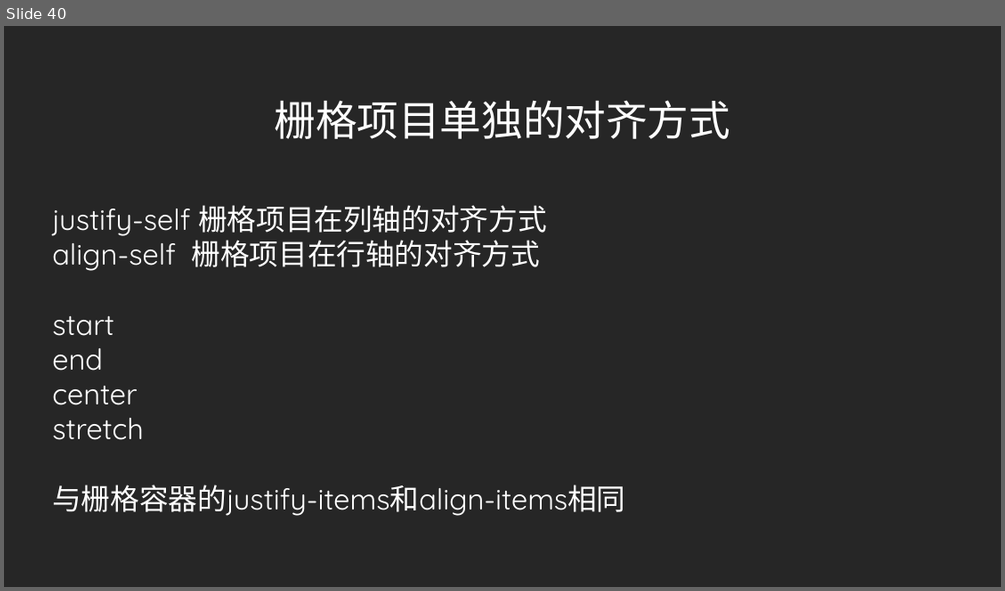
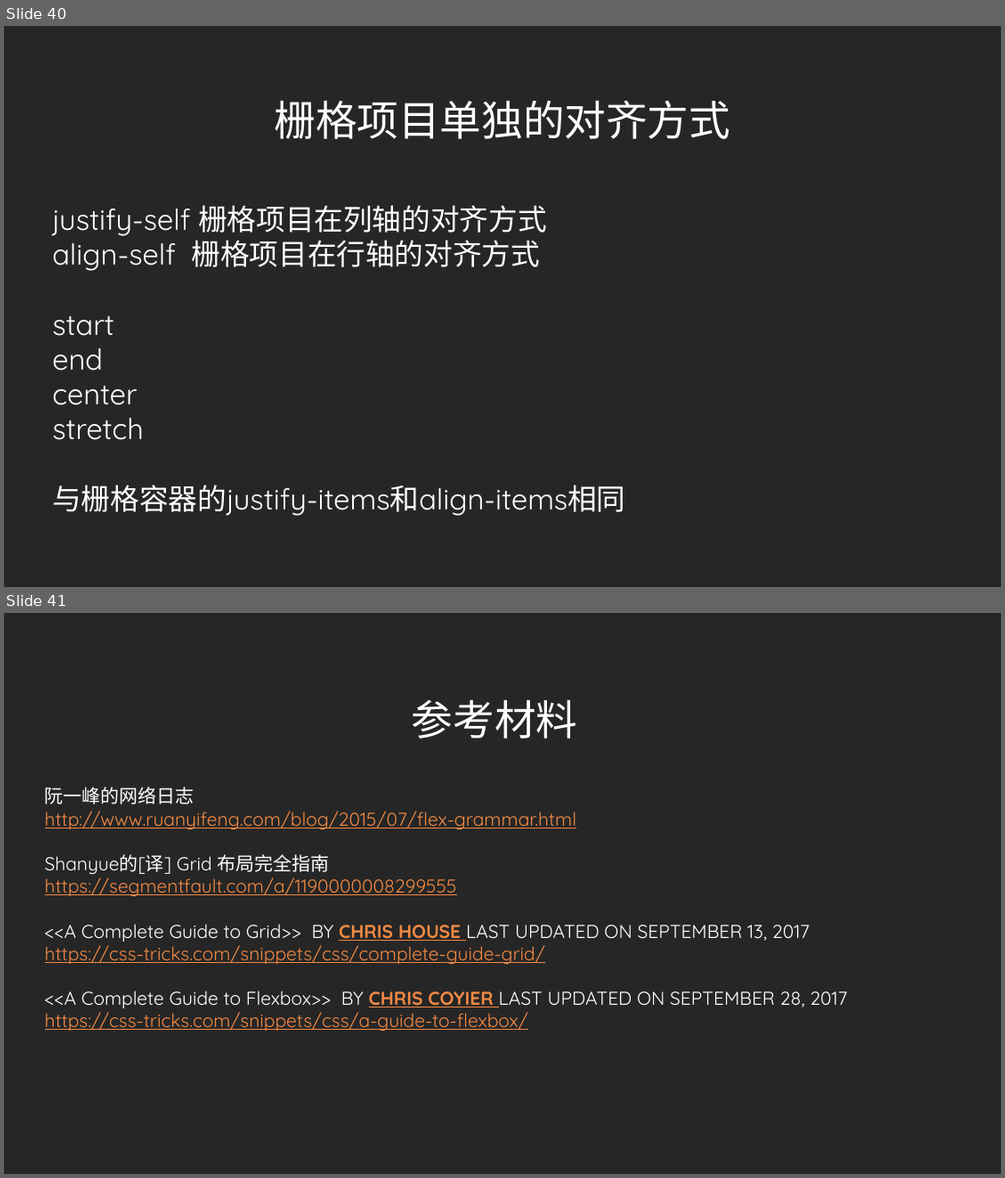
Before and after one commit to radiofly19841018/demo-flex, a slide deck: ppt/CSS Flex&Grid.pptx. Shown one above the other, each under a label of ours: slide 40 before the commit, slides 40 and 41 after it. The pictures are 1005x591 and 1005x1178 pixels, drawn with LibreOffice and Linux fonts; fonts in the diff are those of the drawing. Boxes give left, top, right and bottom in pixels: in the first picture for what was removed or moved away, otherwise in the second. Text is boxed around its words. In the diff, an @@ line names an element or a change of style, - is before the commit and + after.

```diff
--- a/ppt/CSS Flex&Grid.pptx
+++ b/ppt/CSS Flex&Grid.pptx
@@ slide 41 added at [4,613,1001,1174], background #262626 @@
@@ title added at [412,699,578,738], 40 pt, text gradient #FFFFFF to #A6A6A6 @@
+参考材料
@@ text added at [45,787,847,1030], 18 pt, text #F28943, underline @@
+阮一峰的网络日志
+http://www.ruanyifeng.com/blog/2015/07/flex-grammar.html
+Shanyue的[译] Grid 布局完全指南
+https://segmentfault.com/a/1190000008299555
+<<A Complete Guide to Grid>> BY CHRIS HOUSE LAST UPDATED ON SEPTEMBER 13, 2017
+https://css-tricks.com/snippets/css/complete-guide-grid/
+<<A Complete Guide to Flexbox>> BY CHRIS COYIER LAST UPDATED ON SEPTEMBER 28, 2017
+https://css-tricks.com/snippets/css/a-guide-to-flexbox/
```
Also in this commit, not shown: 1 slide changed.
